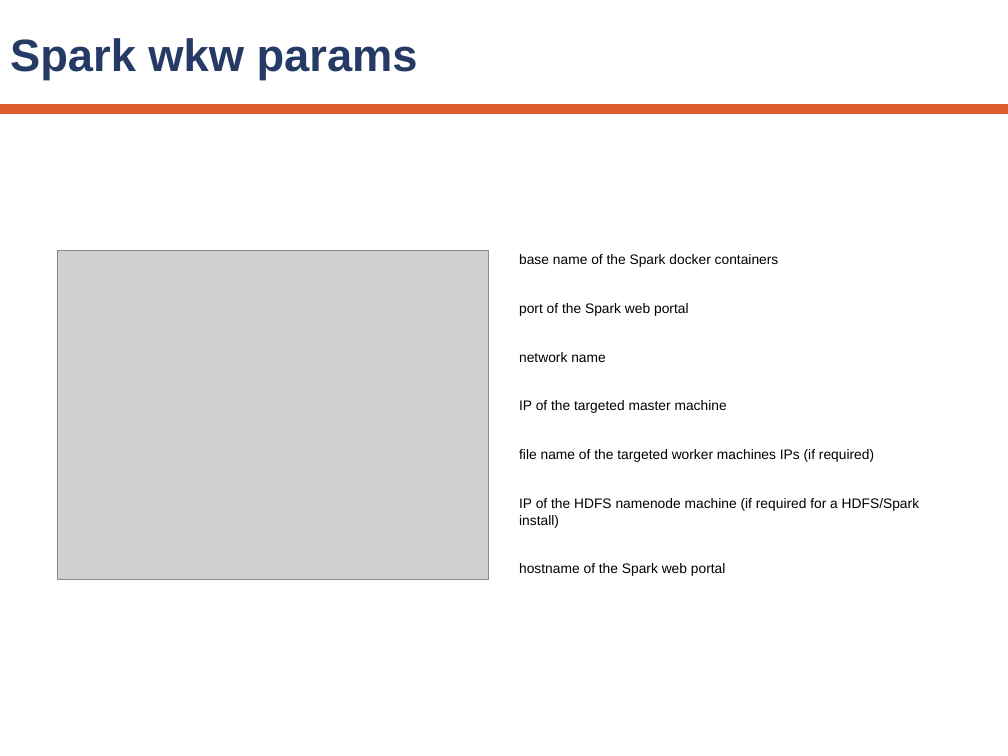
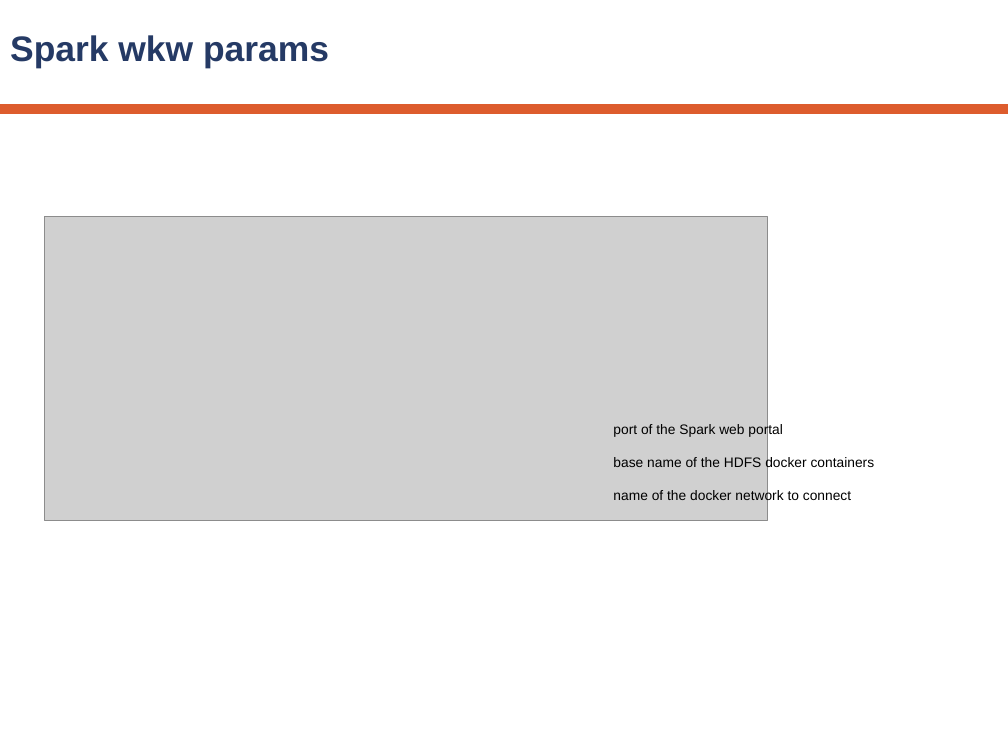
Before and after one commit to ow2-proactive/proactive-examples, a slide deck: slide 5 of DockerSwarm/resources/doc/dev/activeeon-deploy-swarm-hdfs-spark.pptx. Drawn at 1008x756 pixels with LibreOffice and Linux fonts; fonts in the diff are those of the drawing; grey boxes stand for pictures; background and template pictures are left out. Boxes give left, top, right and bottom in pixels: in the first picture for what was removed or moved away, otherwise in the second. Text is boxed around its words. In the diff, an @@ line names an element or a change of style, - is before the commit and + after.

Commit message:
Allow scala task to execute scala/spark source code as a prescript + update Docker images to activeeon/hdfs-spark:2.0 + Delete HDFSOrchestration package + update related doc

```diff
--- a/DockerSwarm/resources/doc/dev/activeeon-deploy-swarm-hdfs-spark.pptx
+++ b/DockerSwarm/resources/doc/dev/activeeon-deploy-swarm-hdfs-spark.pptx
@@ title "Spark wkw params" at <box>10,35,329,69</box>: size 46 to 36 pt @@
@@ picture added at <box>45,217,767,520</box> @@
@@ picture removed at <box>57,250,488,579</box> @@
@@ text removed at <box>519,254,919,576</box> @@
-base name of the Spark docker containers
-port of the Spark web portal
-network name
-IP of the targeted master machine
-file name of the targeted worker machines IPs (if required)
-IP of the HDFS namenode machine (if required for a HDFS/Spark install)
-hostname of the Spark web portal
@@ text added at <box>613,423,875,503</box>, 14 pt, text #000000 @@
+port of the Spark web portal
+base name of the HDFS docker containers
+name of the docker network to connect
```
Also in this commit, not shown: 3 other slides changed, 2 slides added, 2 slides removed, 11 other files.
